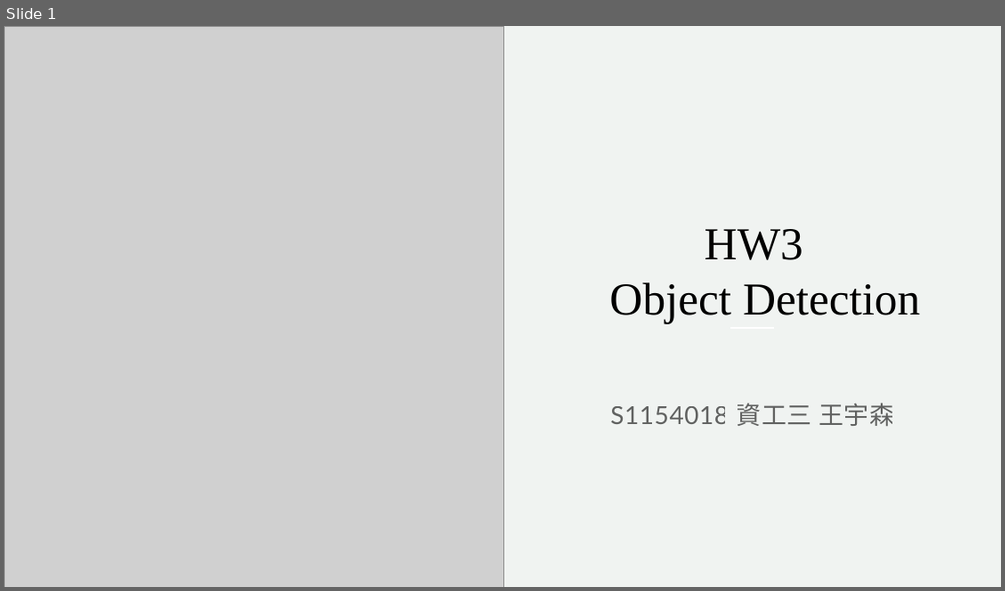
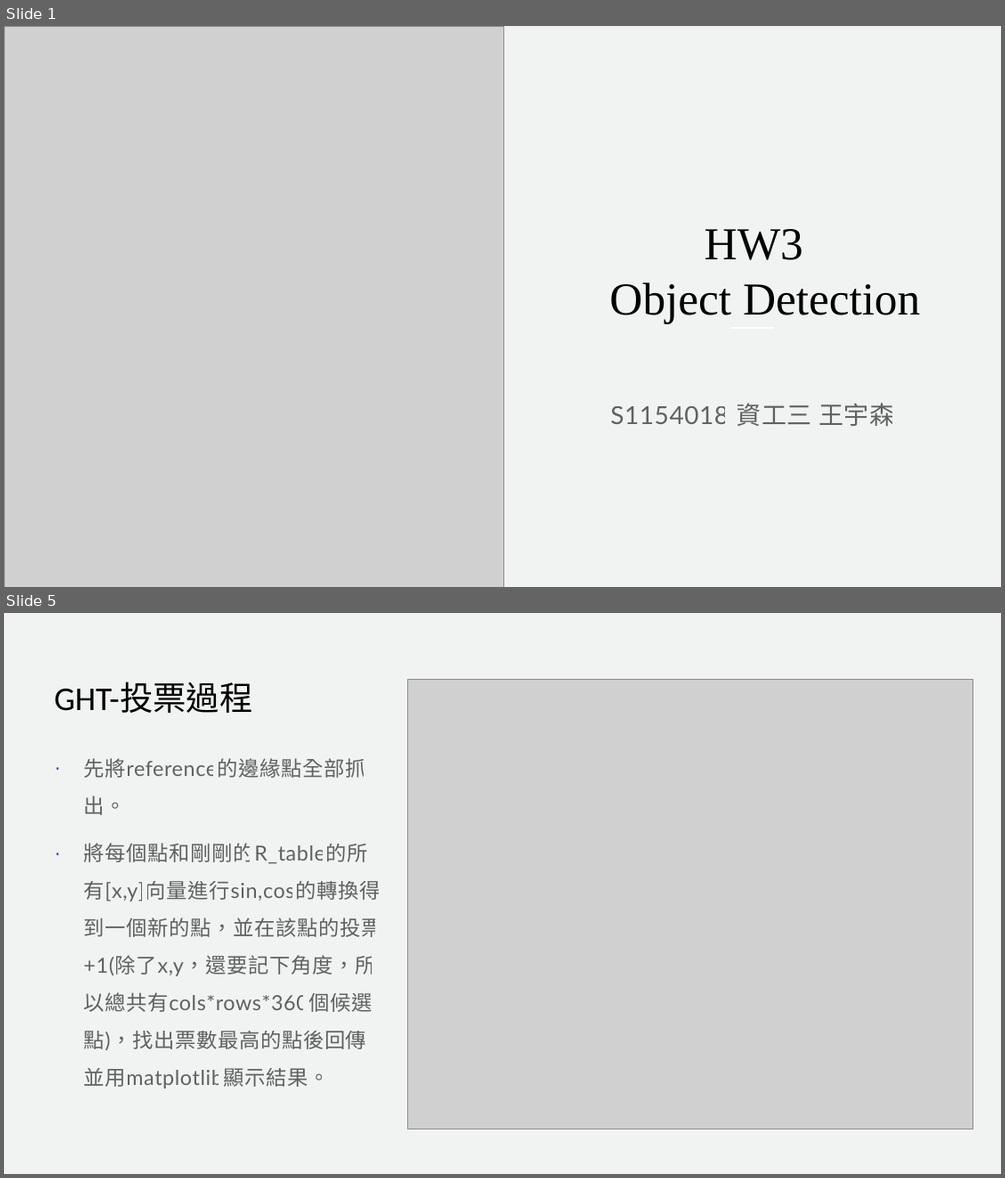
Before and after one commit to s102401002/ComputerVision2024, a slide deck: hw3/HW3_result.pptx. Shown one above the other, each under a label of ours: slide 1 before the commit, slides 1 and 5 after it; the slides between them are not shown. The pictures are 1005x591 and 1005x1178 pixels, drawn with LibreOffice and Linux fonts; fonts in the diff are those of the drawing; grey boxes stand for pictures. Boxes give left, top, right and bottom in pixels: in the first picture for what was removed or moved away, otherwise in the second. Text is boxed around its words. In the diff, an @@ line names an element or a change of style, - is before the commit and + after.

```diff
--- a/hw3/HW3_result.pptx
+++ b/hw3/HW3_result.pptx
@@ slide 5 added at (4, 613, 1001, 1174), background #F0F3F1 @@
@@ title added at (54, 682, 252, 713), 32 pt, text #000000 @@
+GHT-投票過程
@@ picture added at (408, 680, 973, 1129) @@
@@ text added at (83, 758, 388, 1088), 20 pt, text #000000 at 60% opacity @@
+· 先將reference的邊緣點全部抓出。
+· 將每個點和剛剛的R_table的所有[x,y]向量進行sin,cos的轉換得到一個新的點，並在該點的投票+1(除了x,y，還要記下角度，所以總共有cols*rows*360個候選點)，找出票數最高的點後回傳，並用matplotlib顯示結果。
```
Also in this commit, not shown: 7 other slides added, 15 slides removed, 17 other files.
